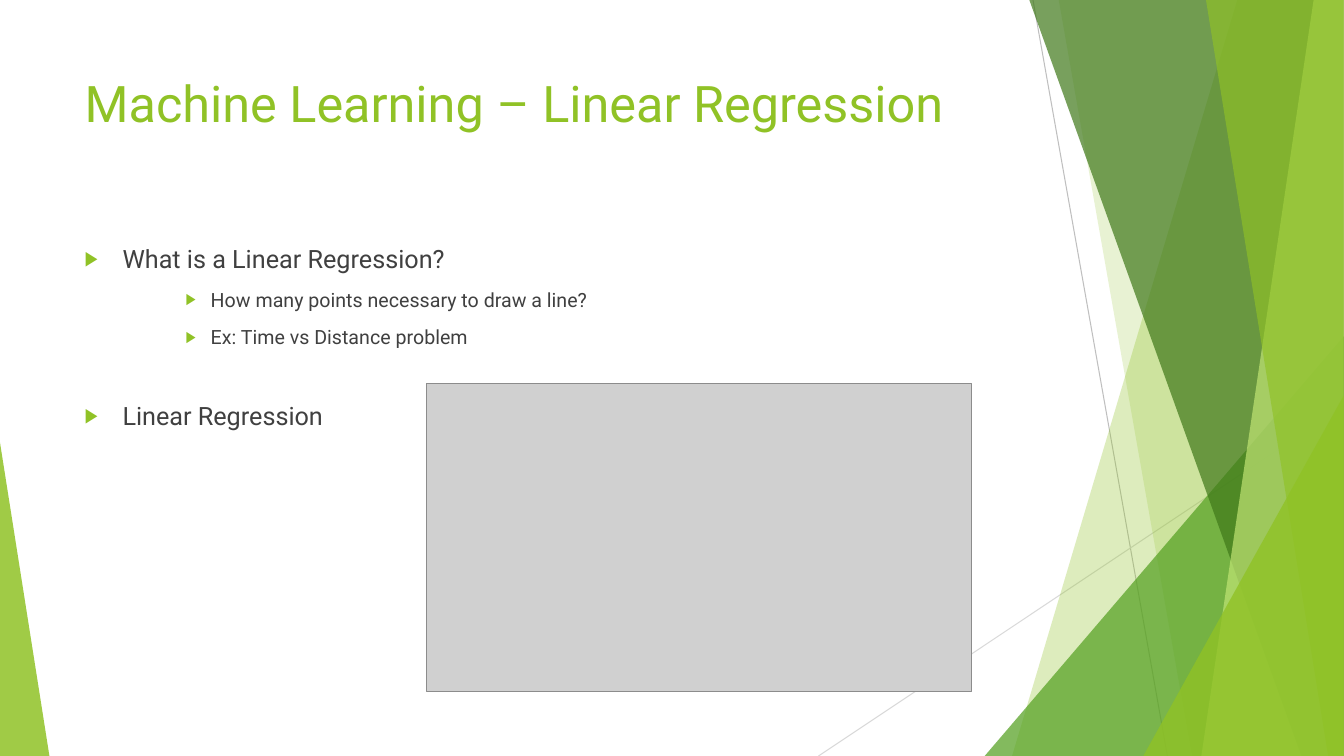
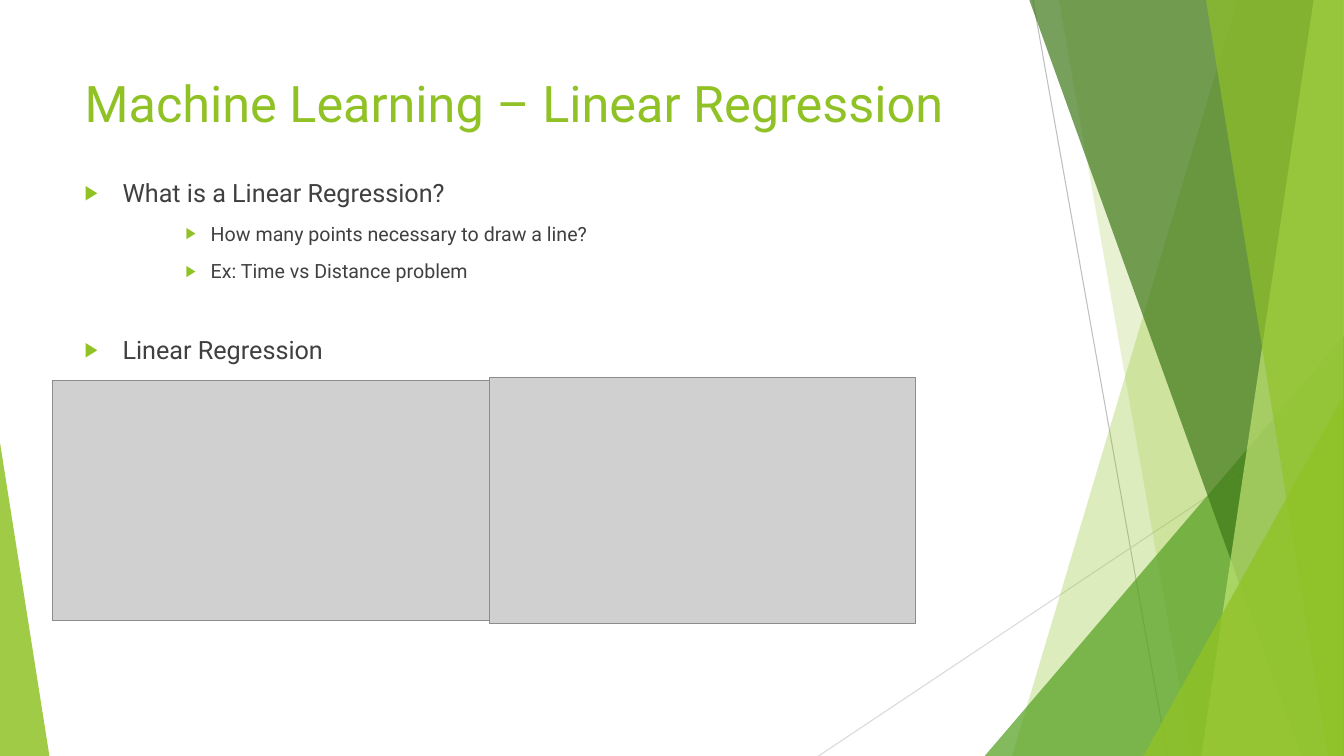
Before and after one commit to rpadebet/DSLA-Course, a slide deck: slide 5 of Regression Model/Linear Regression.pptx. Drawn at 1344x756 pixels with LibreOffice and Linux fonts; fonts in the diff are those of the drawing; grey boxes stand for pictures. Boxes give left, top, right and bottom in pixels: in the first picture for what was removed or moved away, otherwise in the second. Text is boxed around its words. In the diff, an @@ line names an element or a change of style, - is before the commit and + after.

```diff
--- a/Regression Model/Linear Regression.pptx
+++ b/Regression Model/Linear Regression.pptx
@@ text "What is a Linear Regression?": place and size @@
-text "What is a Linear Regression?" at bbox=[123, 249, 587, 431]
+text "What is a Linear Regression?" at bbox=[123, 183, 587, 365]
@@ picture: place and size @@
-picture at bbox=[426, 383, 972, 691]
+picture at bbox=[52, 380, 490, 620]
@@ picture added at bbox=[490, 377, 915, 623] @@
```
Also in this commit, not shown: 1 other slide changed, 4 other files.
